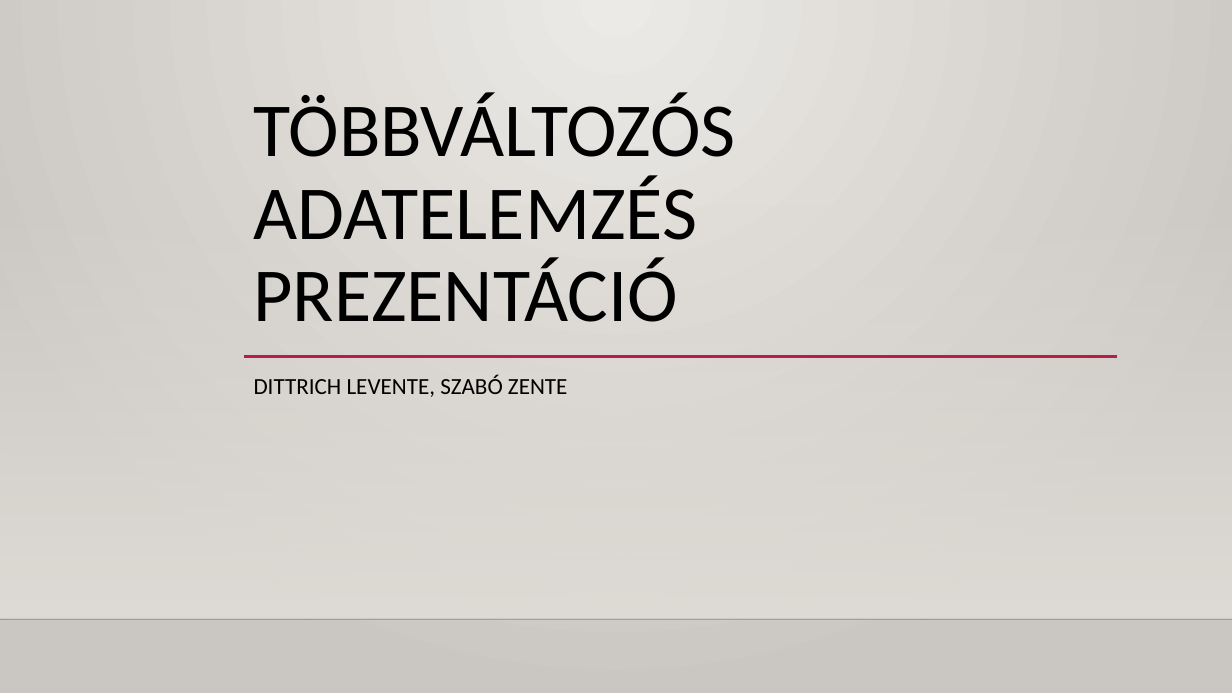
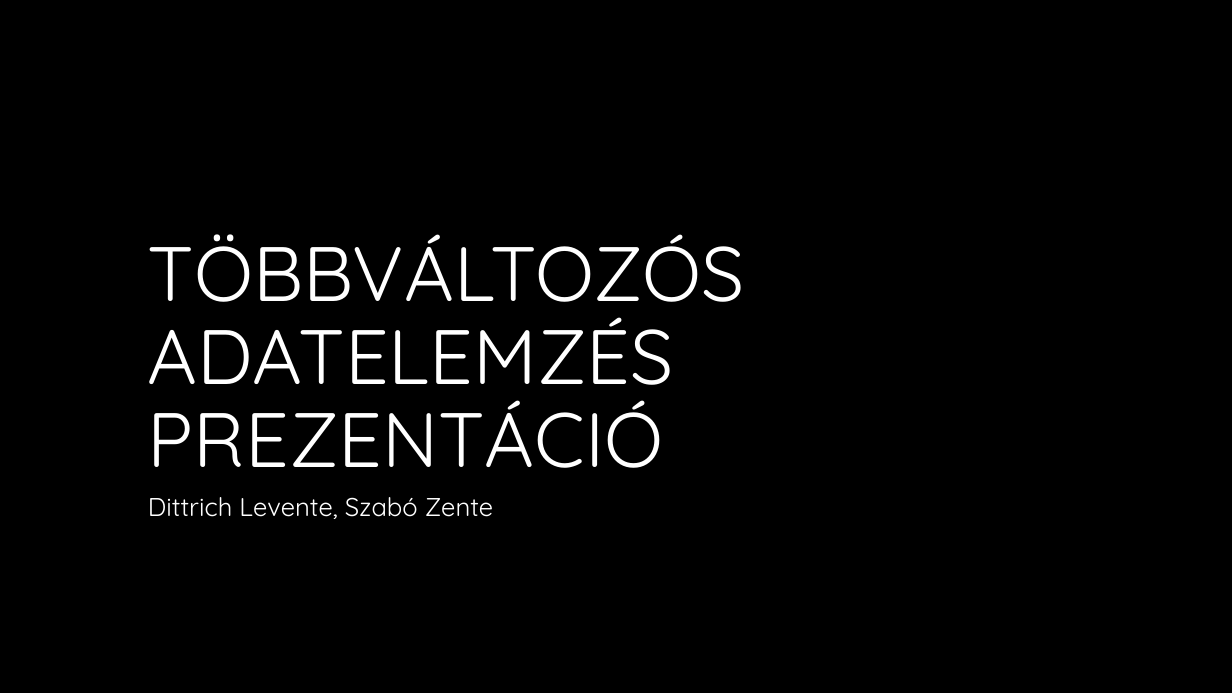
Before and after one commit to DLeves/TobbvaltPet, a slide deck: slide 1 of Prezi.pptx. Drawn at 1232x693 pixels with LibreOffice and Linux fonts; fonts in the diff are those of the drawing; background and template pictures are left out. Boxes give left, top, right and bottom in pixels: in the first picture for what was removed or moved away, otherwise in the second. Text is boxed around its words. In the diff, an @@ line names an element or a change of style, - is before the commit and + after.

```diff
--- a/Prezi.pptx
+++ b/Prezi.pptx
@@ background gradient #ECEAE7 to #CAC7C1 to picture (left out) @@
@@ rectangle removed at <box>0,204,1232,619</box> @@
@@ title "TÖBBVÁLTOZÓS ADATELEMZÉS PREZENTÁCIÓ": place and size @@
-title "TÖBBVÁLTOZÓS ADATELEMZÉS PREZENTÁCIÓ" at <box>254,93,736,322</box>
+title "TÖBBVÁLTOZÓS ADATELEMZÉS PREZENTÁCIÓ" at <box>148,234,745,468</box>
@@ title "TÖBBVÁLTOZÓS ADATELEMZÉS PREZENTÁCIÓ" at <box>148,234,745,468</box>: size 59.4 to 60 pt, font Calibri to Quicksand, text colour #000000 to #FFFFFF @@
@@ line removed from (244, 357) to (1117, 357) @@
@@ subtitle at <box>148,497,493,519</box>: text changed; size 18 to 20 pt; font Calibri to Quicksand; text colour #000000 to #FFFFFF @@
-DITTRICH LEVENTE, SZABÓ ZENTE
+Dittrich Levente, Szabó Zente
@@ line removed from (0, 619) to (1232, 619) @@
```
Also in this commit, not shown: 3 other slides changed, 1 slide added, 1 slide removed, 1 other file.
